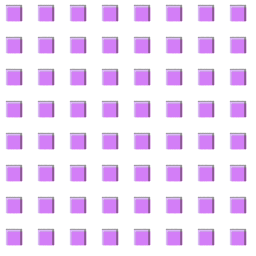
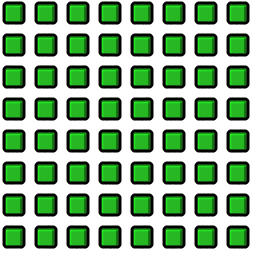
Layered file, before and after one edit (256 x 256). Changes by layer:
added layer "Background copy 3" (darken) above "Background copy 2" over (x1=5, y1=4, x2=247, y2=246)
"Background copy 2": opacity 42% → 100%, blend normal → darken, painted on it over (x1=5, y1=4, x2=247, y2=246)
painted on "Background copy" over (x1=5, y1=4, x2=247, y2=246)
